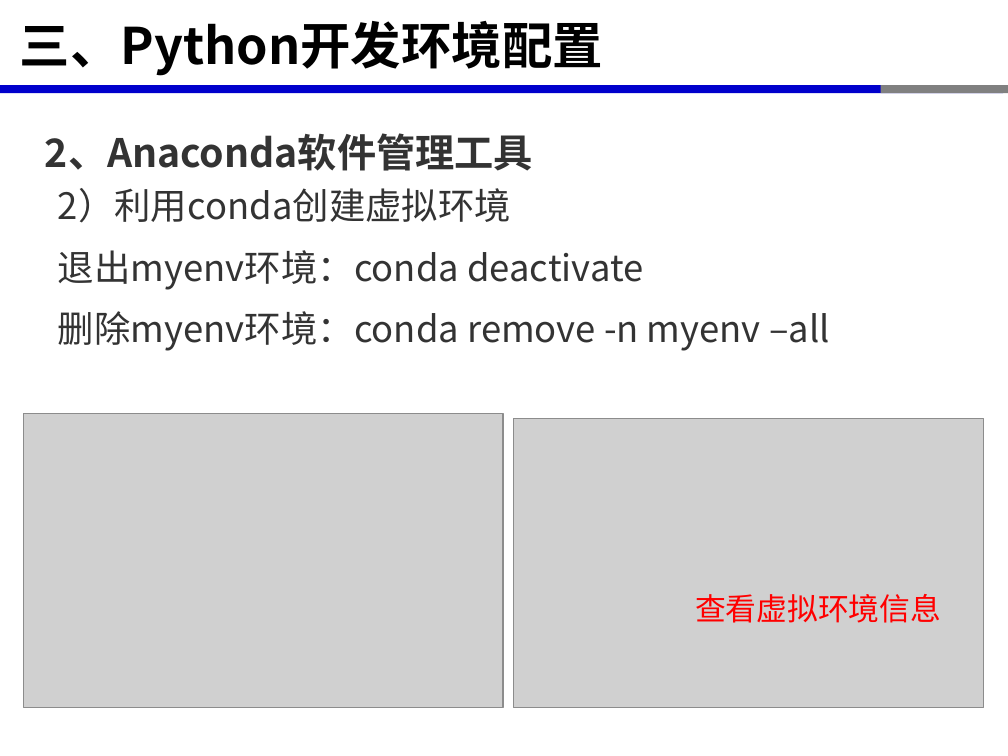
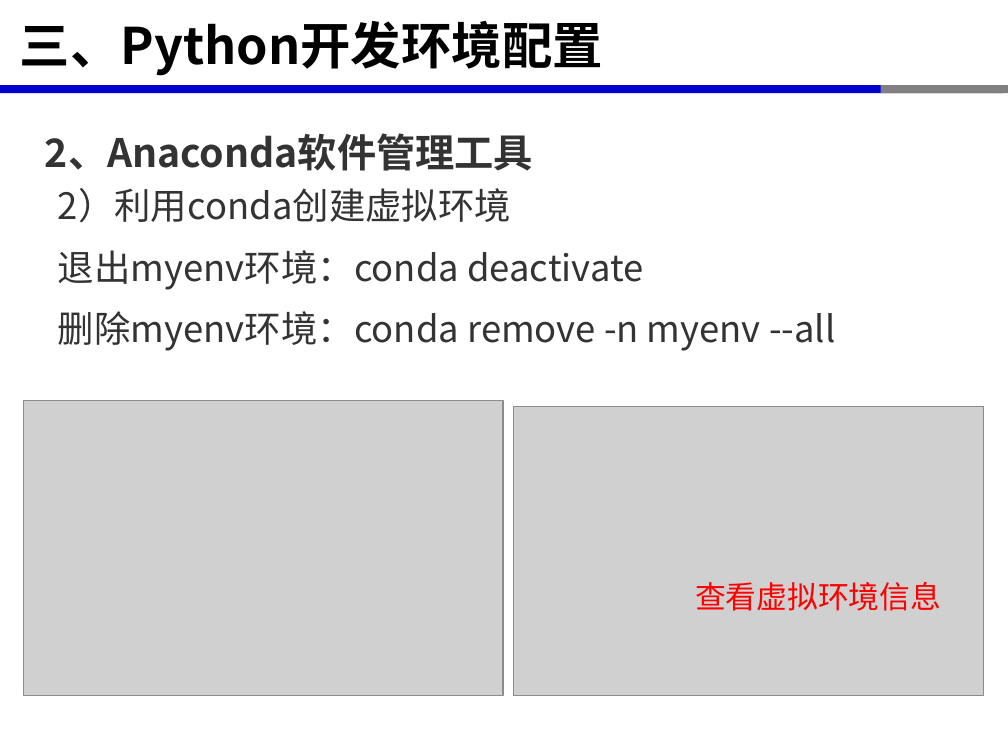
Before and after one commit to xinluo2018/open-source-gis-course, a slide deck: slide 33 of 第3章-开源GIS软件开发环境-6课时/第3章-开源GIS软件开发环境-Python开发环境配置-4学时.pptx. Drawn at 1008x756 pixels with LibreOffice and Linux fonts; fonts in the diff are those of the drawing; grey boxes stand for pictures. Boxes give left, top, right and bottom in pixels: in the first picture for what was removed or moved away, otherwise in the second. Text is boxed around its words. In the diff, an @@ line names an element or a change of style, - is before the commit and + after.

Commit message:
new commit

```diff
--- a/第3章-开源GIS软件开发环境-6课时/第3章-开源GIS软件开发环境-Python开发环境配置-4学时.pptx
+++ b/第3章-开源GIS软件开发环境-6课时/第3章-开源GIS软件开发环境-Python开发环境配置-4学时.pptx
@@ text at bbox=[58, 311, 835, 351]: text changed @@
-删除myenv环境：conda remove -n myenv –all
+删除myenv环境：conda remove -n myenv --all
@@ 2 pictures, 1 text: place and size @@
-2 pictures, 1 text at bbox=[24, 413, 984, 708]
+2 pictures, 1 text at bbox=[24, 401, 984, 696]
```
